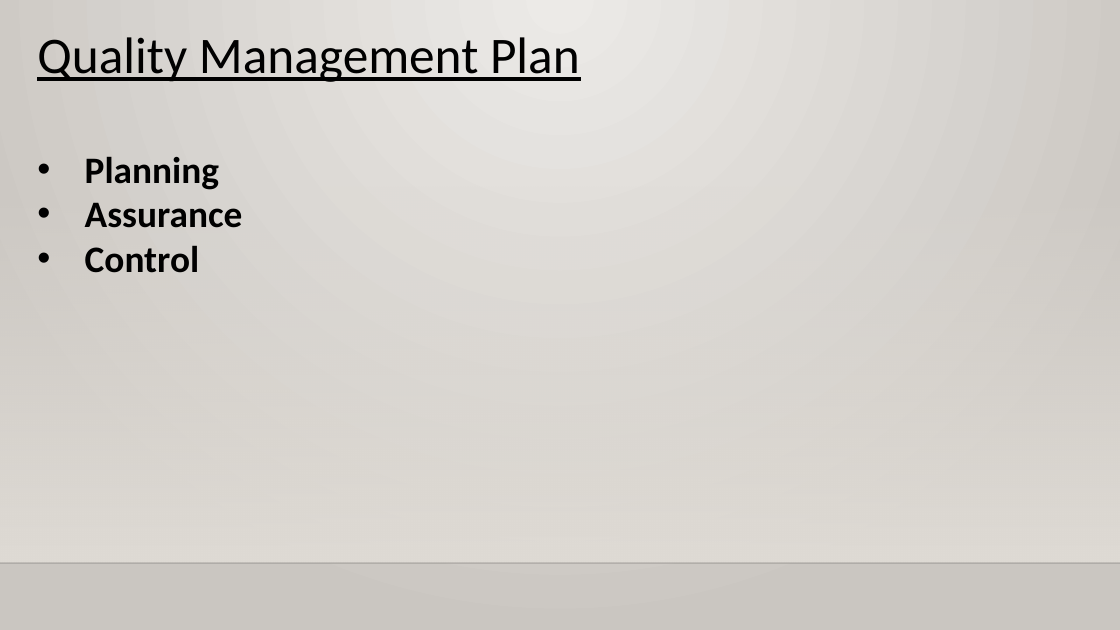
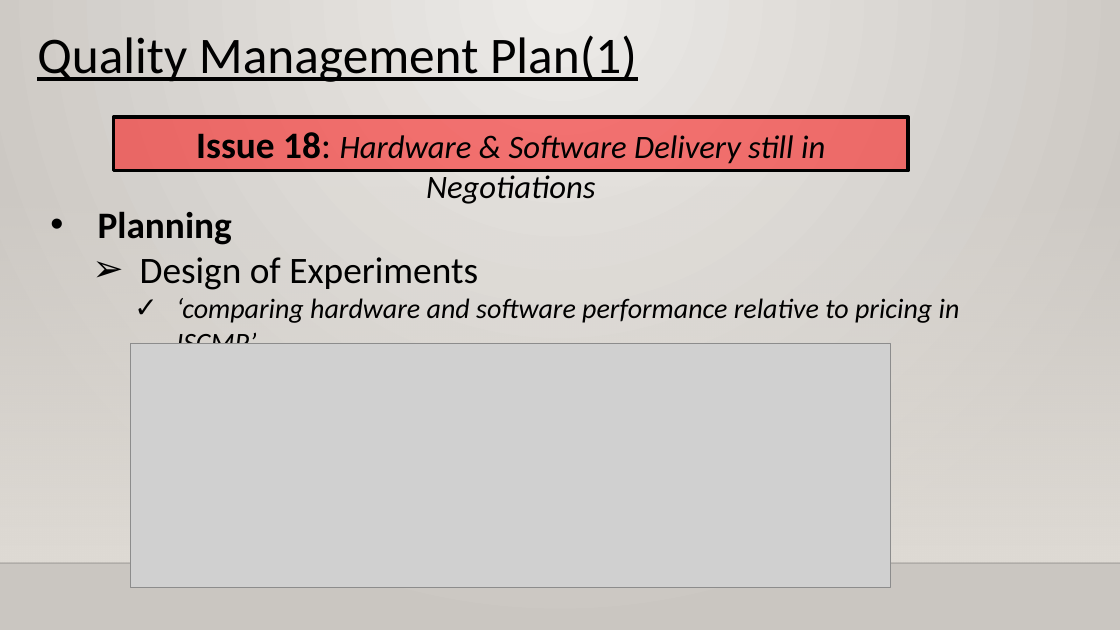
Before and after one commit to XtremisStudio/Project-Management, a slide deck: slide 20 of PRMGT_Presentation_Template.pptx (slide 10 before the commit). Drawn at 1120x630 pixels with LibreOffice and Linux fonts; fonts in the diff are those of the drawing; grey boxes stand for pictures; background and template pictures are left out. Boxes give left, top, right and bottom in pixels: in the first picture for what was removed or moved away, otherwise in the second. Text is boxed around its words. In the diff, an @@ line names an element or a change of style, - is before the commit and + after.

```diff
--- a/PRMGT_Presentation_Template.pptx
+++ b/PRMGT_Presentation_Template.pptx
@@ text at (37,35,637,82): text changed @@
-Quality Management Plan
+Quality Management Plan(1)
@@ rectangle added at (113,117,908,171), fill #FF0000 at 50% opacity, outline #000000 3 pt, 28 pt, text #000000, italic @@
+Issue 18: Hardware & Software Delivery still in Negotiations
@@ text "Planning": place and size @@
-text "Planning" at (85,156,243,273)
+text "Planning" at (98,211,960,323)
@@ text at (140,257,960,323): text changed; size 32 to 24 pt; bold off; italic on @@
-• Assurance
-• Control
+  ➢ Design of Experiments
+    ✓ ‘comparing hardware and software performance relative to pricing in ISCMP’
@@ picture added at (130,344,891,587) @@
```
Also in this commit, not shown: 10 other slides changed, 15 slides added, 1 slide removed, 3 other files.
